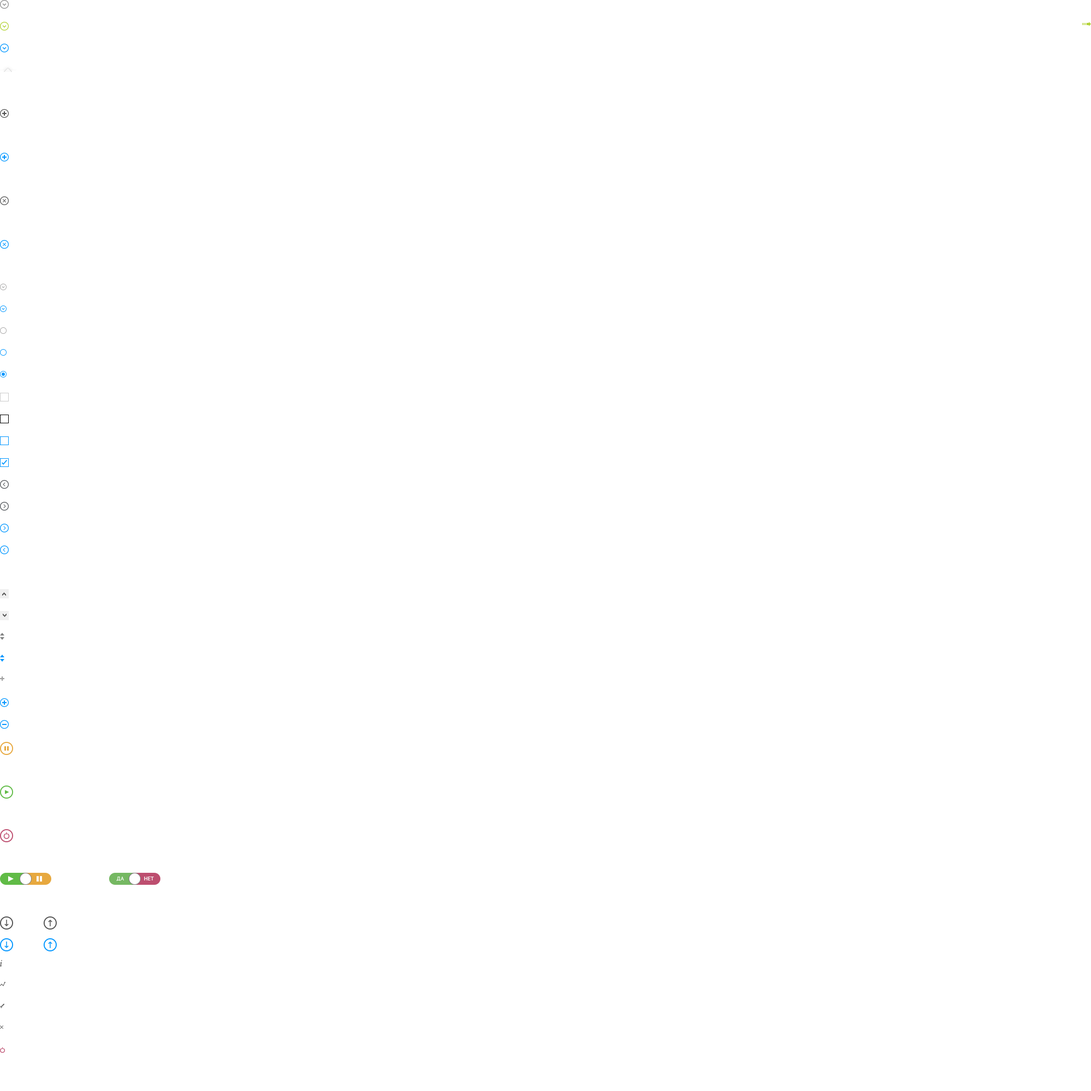
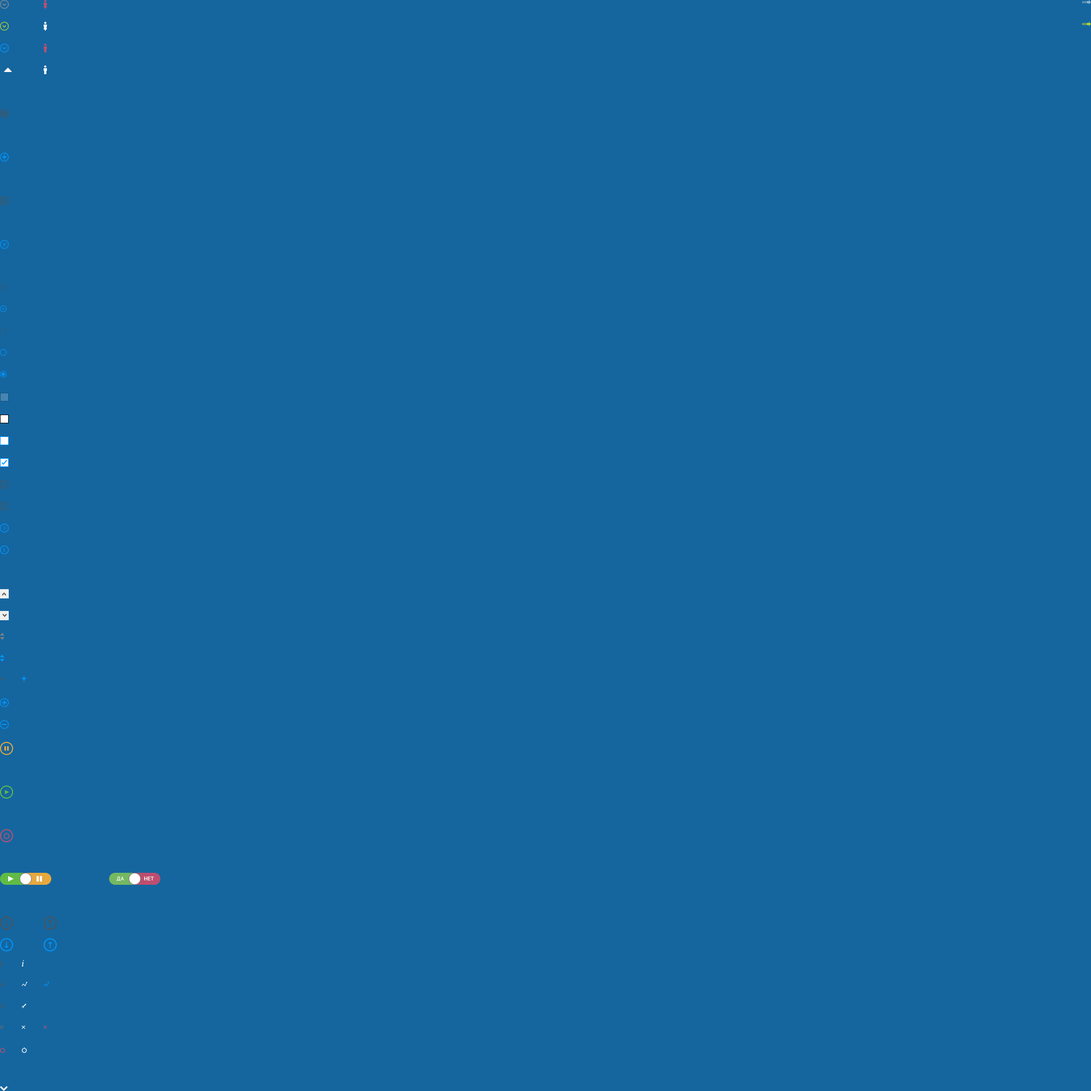
Layered file, before and after one edit (1091×1091). Changes by layer:
painted on "off" over (3, 829, 5, 843)
painted on "arrow-thin-down copy 3" (1st of 2) over (47, 938, 49, 952)
painted on "arrow-thin-down copy" over (3, 938, 5, 952)
painted on "arrow-thin-down copy 3" (2nd of 2) over (47, 916, 49, 930)
added layer "male copy 2" above "plus copy 13" over (43, 65, 47, 75)
added layer "plus copy 13" above "close copy 7" over (21, 676, 27, 682)
added layer "close copy 7" above "chart-down copy 21" over (43, 1026, 47, 1030)
added layer "chart-down copy 21" above "male copy" over (43, 982, 50, 987)
added layer "male copy" above "female copy 6" over (43, 43, 47, 53)
added layer "female copy 6" above "female copy 5" over (43, 21, 47, 31)
added layer "female copy 5" above "Нет copy" over (43, 0, 47, 9)
painted on "arrow-thin-down copy 2" over (3, 916, 5, 930)
showed "Background" over (0, 0, 1091, 1091)
